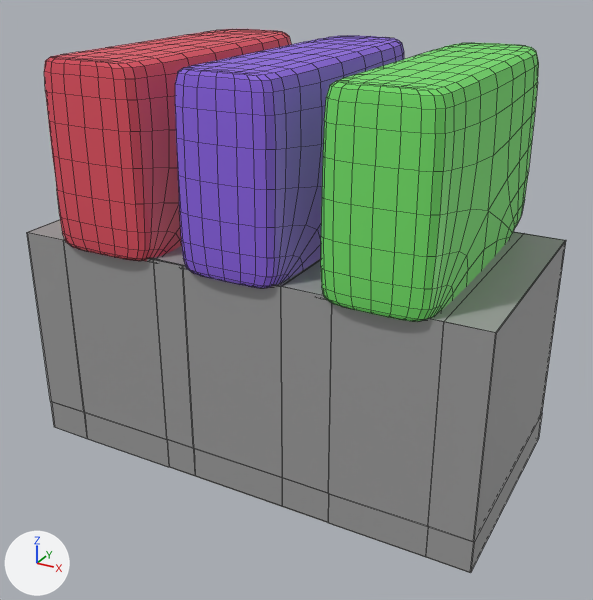
The Blender file Modelos VR/Probados/Bebidas.blend as it was, and as the next commit left it.
Both versions are drawn from a 50 mm lens placed at (4.85, -7.38, 7.42), pointed at (0.7, 0.17, 3.64). Every picture has the same lights, and +X, +Y and +Z are marked at lower left. Mesh edges are drawn as thin lines.
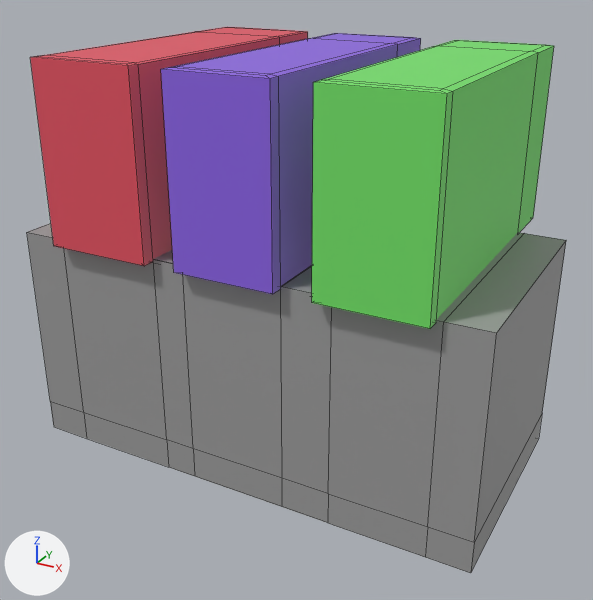
Where the change shows, as pixel boxes (x1, y1, x2, y2) in the pictures (593 x 600 px):
'Cube', modifiers changed
    before: (27, 220, 566, 573)
    after: (27, 223, 566, 573)
'Cube.006', modifiers changed (11% wider)
    before: (321, 43, 539, 322)
    after: (312, 40, 554, 329)
'Cube.001', modifiers changed (13% wider)
    before: (175, 35, 404, 288)
    after: (161, 33, 421, 294)
'Cube.002', modifiers changed (12% wider)
    before: (44, 29, 291, 261)
    after: (30, 27, 308, 266)

Edits to the bpy script that builds the scene:
```text
Change ob_cube:
    remove _m = ob_cube.modifiers.new('Solidificar', 'SOLIDIFY')
Change ob_cube_001:
    remove _m = ob_cube_001.modifiers.new('Subdivisión', 'SUBSURF')
    remove _m.levels = 4
Change ob_cube_002:
    remove _m = ob_cube_002.modifiers.new('Subdivisión', 'SUBSURF')
    remove _m.levels = 4
Change ob_cube_006:
    remove _m = ob_cube_006.modifiers.new('Subdivisión', 'SUBSURF')
    remove _m.levels = 4
```
